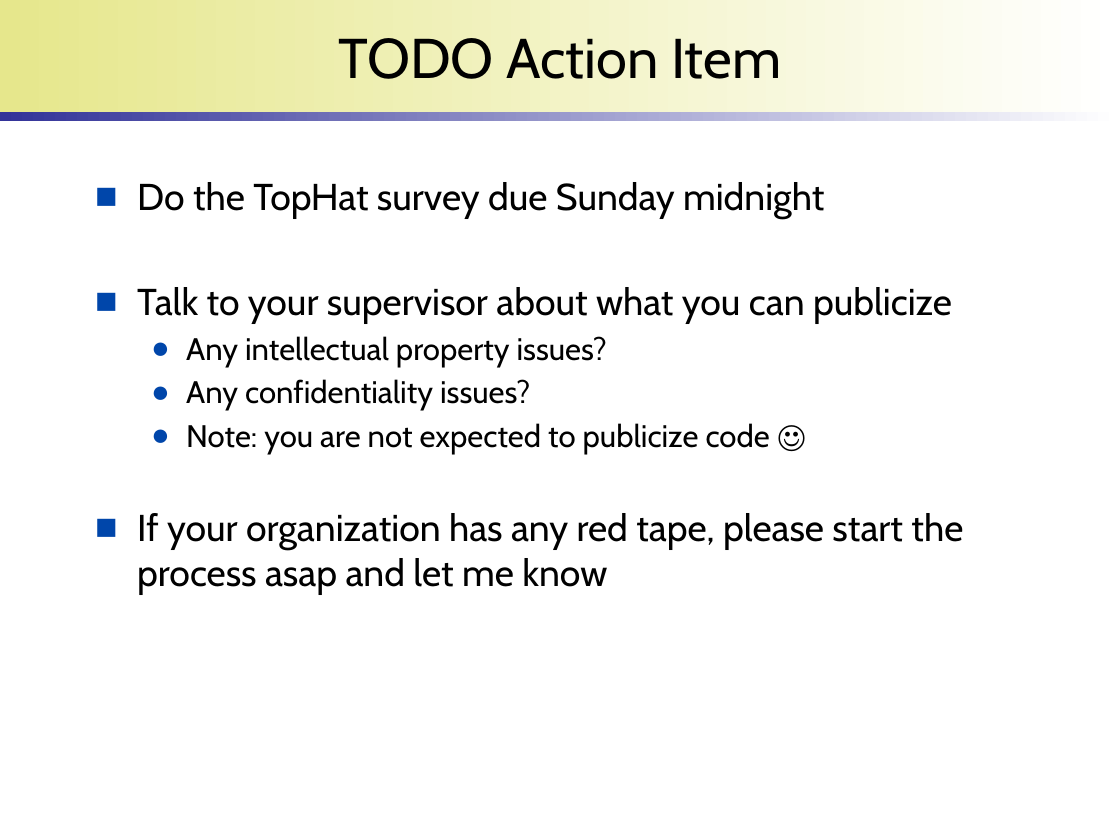
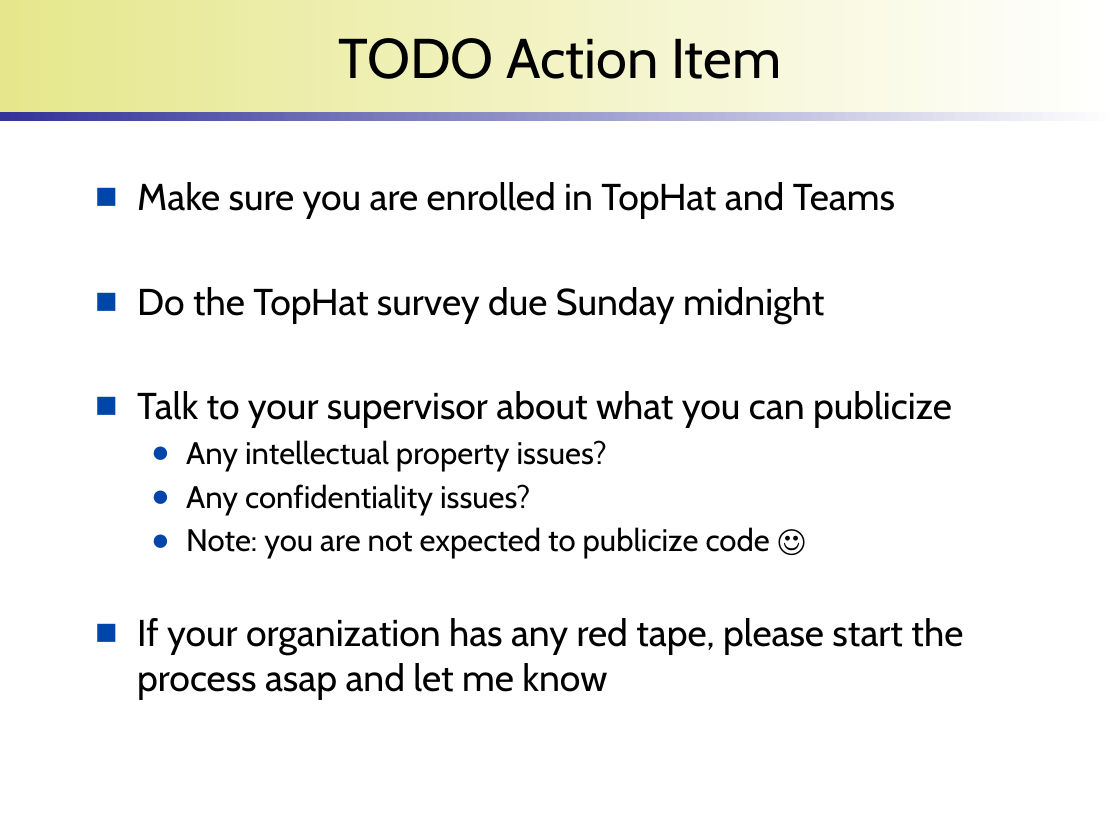
Before and after one commit to wonsunahn/Capstone_Fall2022, a slide deck: slide 13 of lectures/introduction-internship.pptx. Drawn at 1120x840 pixels with LibreOffice and Linux fonts; fonts in the diff are those of the drawing; background and template pictures are left out. Boxes give left, top, right and bottom in pixels: in the first picture for what was removed or moved away, otherwise in the second. Text is boxed around its words. In the diff, an @@ line names an element or a change of style, - is before the commit and + after.

```diff
--- a/lectures/introduction-internship.pptx
+++ b/lectures/introduction-internship.pptx
@@ text at [137, 182, 895, 219]: paragraph added @@
+■ Make sure you are enrolled in TopHat and Teams
```
Also in this commit, not shown: 1 other slide changed.
